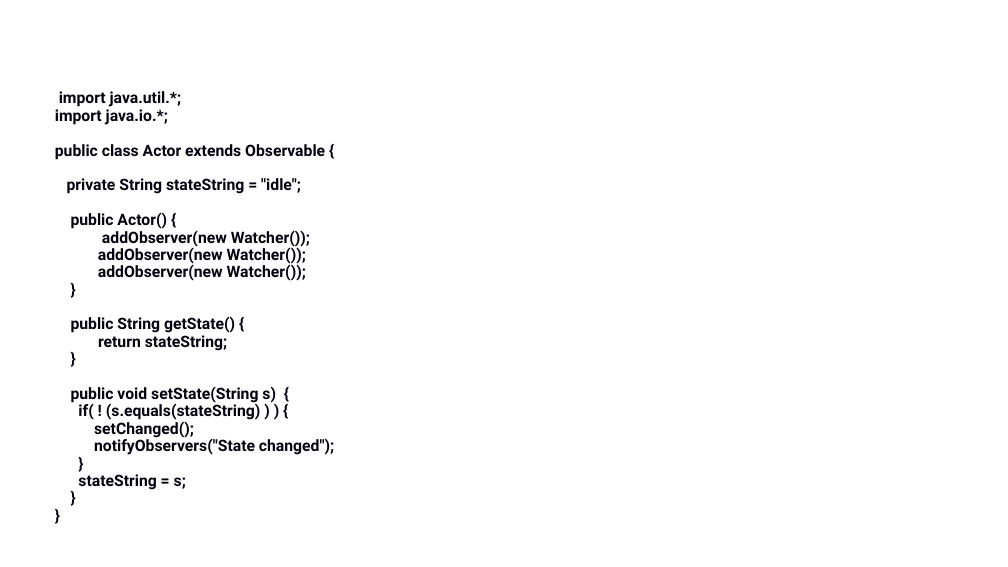
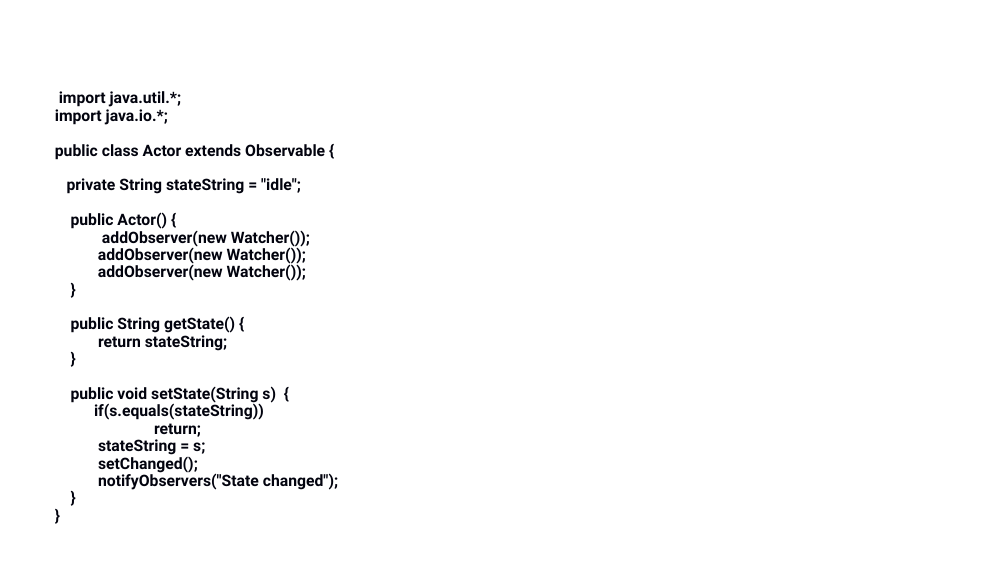
Before and after one commit to gmierzwinski/gmierzwinski.github.io, a slide deck: slide 17 of bishops/cs321/resources/CS321_Lecture_15A.pptx. Drawn at 1008x567 pixels with LibreOffice and Linux fonts; fonts in the diff are those of the drawing; background and template pictures are left out. Boxes give left, top, right and bottom in pixels: in the first picture for what was removed or moved away, otherwise in the second. Text is boxed around its words. In the diff, an @@ line names an element or a change of style, - is before the commit and + after.

```diff
--- a/bishops/cs321/resources/CS321_Lecture_15A.pptx
+++ b/bishops/cs321/resources/CS321_Lecture_15A.pptx
@@ text at bbox=[55, 91, 338, 490]: paragraph removed @@
-}
@@ text at bbox=[94, 402, 264, 455]: text changed @@
-if( ! (s.equals(stateString) ) ) {
+if(s.equals(stateString))
+return;
+stateString = s;
@@ text at bbox=[78, 474, 186, 490]: paragraph removed @@
-stateString = s;
```
Also in this commit, not shown: 2 other slides changed, 6 other files.
